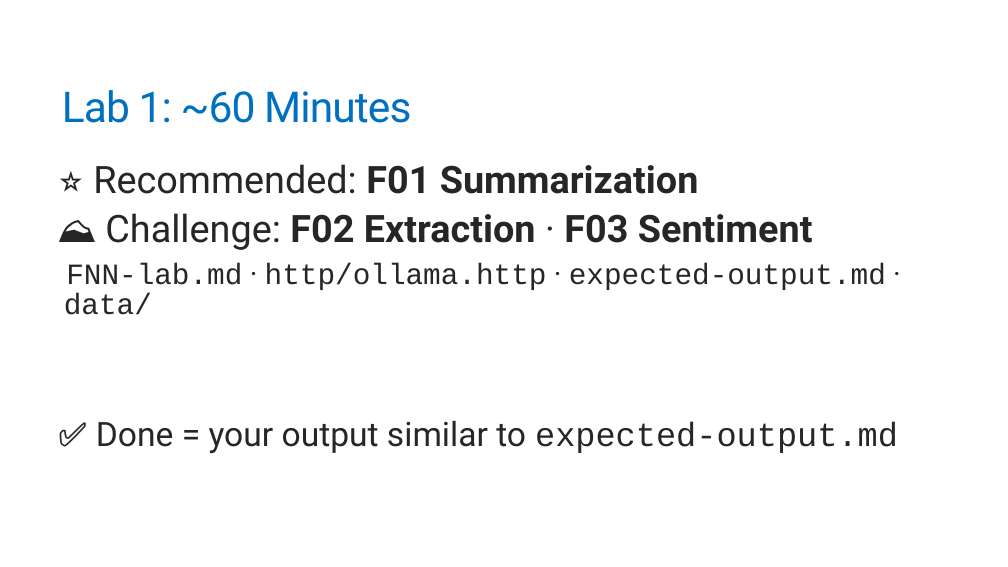
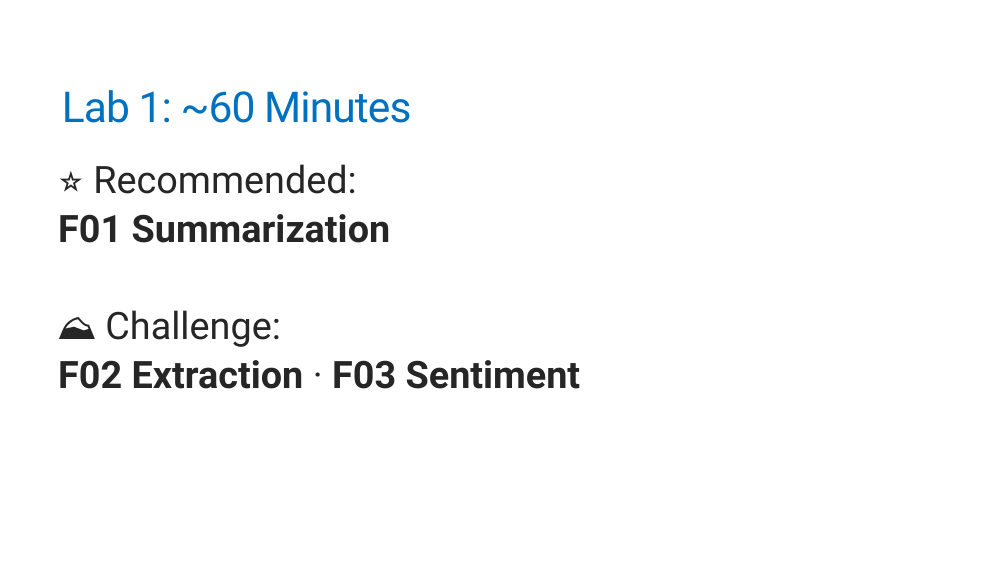
Before and after one commit to trailheadtechnology/10-ai-features-workshop, a slide deck: slide 34 of docs/slides/pptx/M1-understanding.pptx. Drawn at 1008x567 pixels with LibreOffice and Linux fonts; fonts in the diff are those of the drawing. Boxes give left, top, right and bottom in pixels: in the first picture for what was removed or moved away, otherwise in the second. Text is boxed around its words. In the diff, an @@ line names an element or a change of style, - is before the commit and + after.

```diff
--- a/docs/slides/pptx/M1-understanding.pptx
+++ b/docs/slides/pptx/M1-understanding.pptx
@@ text at [58,164,581,389]: text changed; bold on @@
-⭐ Recommended: F01 Summarization
-⛰️ Challenge: F02 Extraction · F03 Sentiment
-  FNN-lab.md · http/ollama.http · expected-output.md · data/
-✅ Done = your output similar to expected-output.md
+⭐ Recommended:
+F01 Summarization
+⛰️ Challenge:
+F02 Extraction · F03 Sentiment
```
Also in this commit, not shown: 3 other slides changed, 16 other files.
